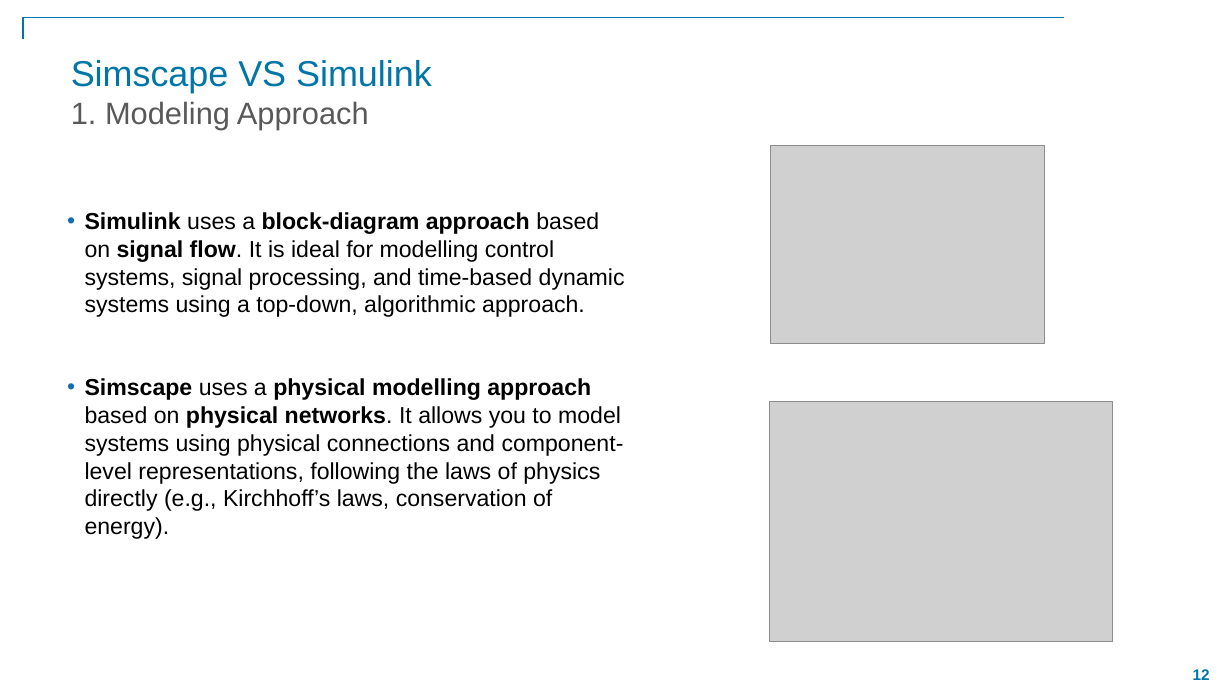
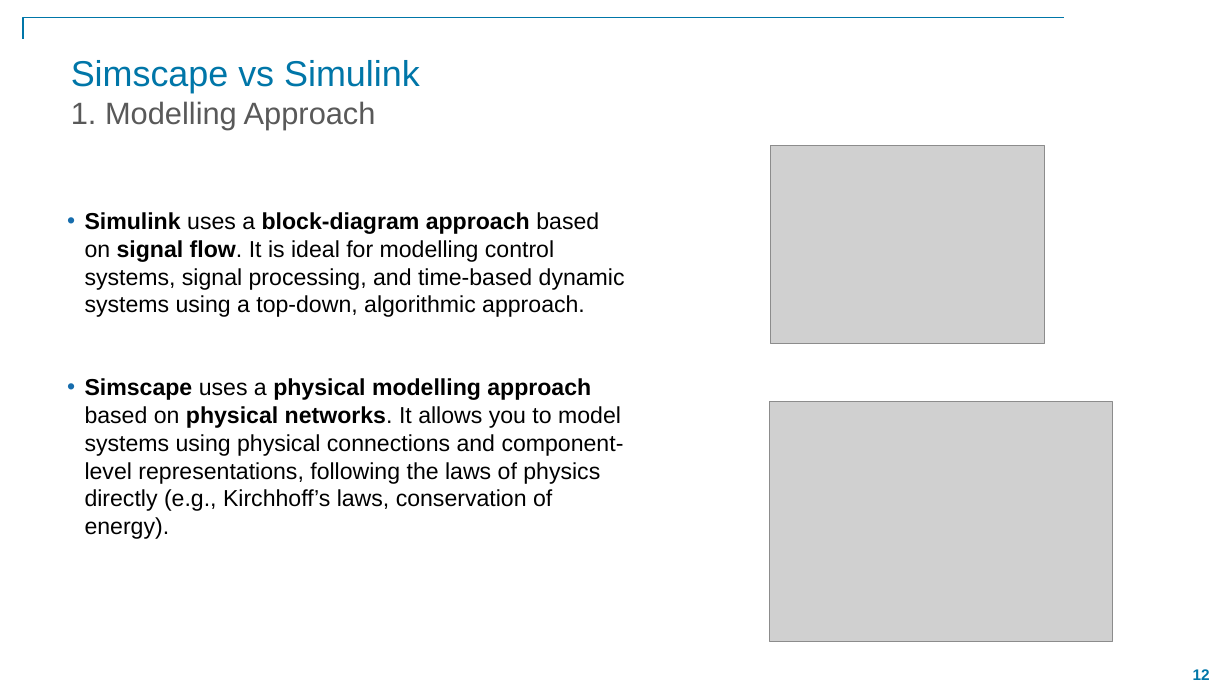
Before and after one commit to simoomonte/Simscape-Onramp, a slide deck: slide 12 of Simscape_Onramp_presentation.pptx. Drawn at 1232x693 pixels with LibreOffice and Linux fonts; fonts in the diff are those of the drawing; grey boxes stand for pictures; background and template pictures are left out. Boxes give left, top, right and bottom in pixels: in the first picture for what was removed or moved away, otherwise in the second. Text is boxed around its words. In the diff, an @@ line names an element or a change of style, - is before the commit and + after.

```diff
--- a/Simscape_Onramp_presentation.pptx
+++ b/Simscape_Onramp_presentation.pptx
@@ title at box(71, 60, 420, 130): text changed; size 28 to 24 pt; text colour #0076A8 to #595959 @@
-Simscape VS Simulink
-1. Modeling Approach
+Simscape vs Simulink
+1. Modelling Approach
```
Also in this commit, not shown: 5 other slides changed, 8 other files.
